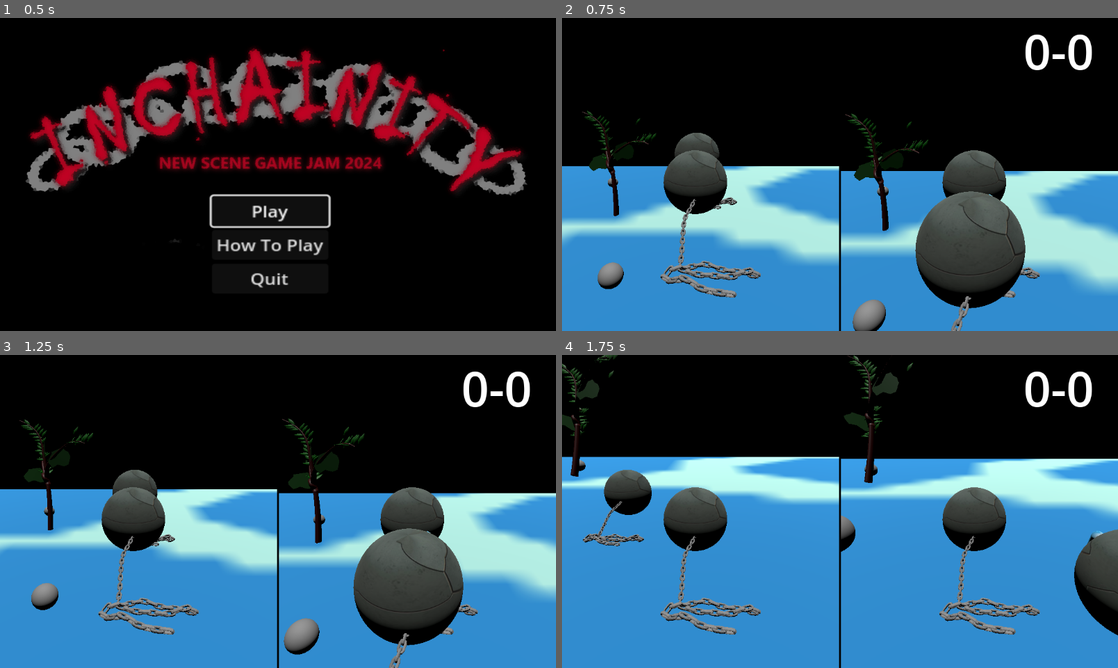
Above: before the commit, frames 1-4 (two rows, left to right).
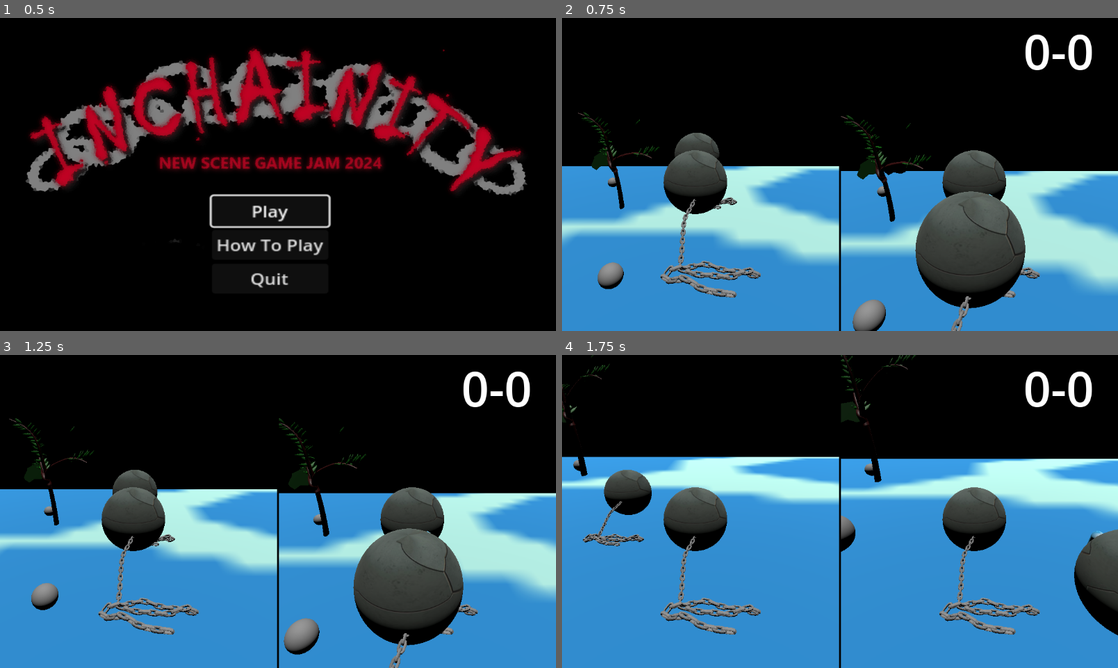
Above: after the commit, the same moments.

Repository: arry424/Chaunch
Game: Godot game, scene res://scenes/main_menu.tscn
Same seed, same stepped clock (60 frames per second), same inputs: the game is played once before the commit and once after it. Sound files missing from this copy of the repository are replaced by a short silence.
Inputs:
- Up to frame 1 (0.5 s): no input
- Up to frame 2 (0.75 s): click "Play" at 0.5 s
- Up to frame 3 (1.25 s): no input
- Up to frame 4 (1.75 s): hold D (move_right) from 1.28 s (still down); tap E (pick_up) at 1.35 s; tap Space (jump) at 1.52 s

Frame 1 is identical in both runs. In frame 2, 1.4% of the frame differs, in the area x 2-67%, y 29-69%; in frame 3, 1.7%; in frame 4, 1.8%, in the area x 0-64%, y 0-41%.

Commit message:
sound effects and music

Diff:
--- a/code/main.gd
+++ b/code/main.gd
@@ -14,6 +14,7 @@
 
 # Called when the node enters the scene tree for the first time.
 func _ready():
+	$AudioStreamPlayer.play(Music.musicProgress)
 	var throwable = rock_scn.instantiate()
 	for i in range(10):
 		var x = rng.randf_range(-23, 23)
@@ -40,12 +41,14 @@
 	#print("player 2 " + str(Score.score_2))
 	score_label.text = str(Score.score_1) + "-" + str(Score.score_2)
 	if player_1.hp <= 0 or player_2.hp <= 0:
+		await get_tree().create_timer(.65).timeout
 		if player_1.hp <= 0:
 			Score.score_2 += 1
 		else:
 			Score.score_1 += 1
 
 		if Score.score_1 == 3 || Score.score_2 == 3:
+
 			var winner = "1" if Score.score_1 == 3 else "2"
 			win.text = "Player " + winner + " Wins"
 			win.process_mode = Node.PROCESS_MODE_WHEN_PAUSED
@@ -53,6 +56,8 @@
 			get_tree().paused = true
 			win.get_child(0).grab_focus()
 		else:
+			Music.musicProgress = $AudioStreamPlayer.get_playback_position()
+
 			get_tree().reload_current_scene()
 
 
--- a/code/throwable.gd
+++ b/code/throwable.gd
@@ -3,6 +3,7 @@
 @onready var hitbox = $Hitbox
 @export var min_dmg_velocity = 3.0
 @export var type = "throwable"
+@onready var soundeffect = $soundEffect
 # Called when the node enters the scene tree for the first time.
 func _ready():
 	pass # Replace with function body.
@@ -15,6 +16,9 @@
 		#hitbox.set_collision_mask_value(2, false)
 
 func _on_hitbox_body_entered(body):
+	soundeffect.play(SoundEffect.soundEffectProgress)
+
+
 	#print("Hit")
 	body.hp -= mass
 	#print(body.hp)
--- /dev/null
+++ b/music.gd
@@ -0,0 +1,2 @@
+extends Node
+var musicProgress = 0
--- a/project.godot
+++ b/project.godot
@@ -18,6 +18,8 @@
 [autoload]
 
 Score="*res://code/Score.gd"
+Music="*res://music.gd"
+SoundEffect="*res://sound_effect.gd"
 
 [display]
 
--- a/scenes/bush.tscn
+++ b/scenes/bush.tscn
@@ -1,6 +1,7 @@
-[gd_scene load_steps=5 format=3 uid="uid://1uoaa7gmqfad"]
+[gd_scene load_steps=6 format=3 uid="uid://1uoaa7gmqfad"]
 
 [ext_resource type="Script" path="res://code/throwable.gd" id="1_56nvl"]
+[ext_resource type="AudioStream" uid="uid://dvpf28s87xsvr" path="res://SmallHit.mp3" id="2_hgu5e"]
 
 [sub_resource type="SphereShape3D" id="SphereShape3D_rdmhq"]
 radius = 0.7
@@ -34,4 +35,8 @@
 transform = Transform3D(1.25, 0, 0, 0, 1.25, 0, 0, 0, 1.25, 0, 0, 0)
 mesh = SubResource("SphereMesh_70ihd")
 
+[node name="soundEffect" type="AudioStreamPlayer" parent="."]
+stream = ExtResource("2_hgu5e")
+volume_db = 10.0
+
 [connection signal="body_entered" from="Hitbox" to="." method="_on_hitbox_body_entered"]
--- a/scenes/main.tscn
+++ b/scenes/main.tscn
@@ -1,8 +1,9 @@
-[gd_scene load_steps=4 format=3 uid="uid://da73hxbpx018"]
+[gd_scene load_steps=5 format=3 uid="uid://da73hxbpx018"]
 
 [ext_resource type="Script" path="res://code/main.gd" id="1_56u4r"]
 [ext_resource type="PackedScene" uid="uid://c8vgypldjsf7i" path="res://scenes/environment.tscn" id="1_68f4q"]
 [ext_resource type="PackedScene" uid="uid://cdt2hutstrwhb" path="res://scenes/player.tscn" id="2_5fjfj"]
+[ext_resource type="AudioStream" uid="uid://d2mlepgvq2aal" path="res://audio/ChainsCombatLoopv2 (2).wav" id="4_fdru6"]
 
 [node name="Main" type="Node"]
 script = ExtResource("1_56u4r")
@@ -23,7 +24,7 @@
 
 [node name="SubViewport" type="SubViewport" parent="GridContainer/SubViewportContainer"]
 handle_input_locally = false
-size = Vector2i(2, 2)
+size = Vector2i(574, 648)
 render_target_update_mode = 4
 
 [node name="Player" parent="GridContainer/SubViewportContainer/SubViewport" instance=ExtResource("2_5fjfj")]
@@ -37,7 +38,7 @@
 
 [node name="SubViewport" type="SubViewport" parent="GridContainer/SubViewportContainer2"]
 handle_input_locally = false
-size = Vector2i(2, 2)
+size = Vector2i(574, 648)
 render_target_update_mode = 4
 
 [node name="Player2" parent="GridContainer/SubViewportContainer2/SubViewport" instance=ExtResource("2_5fjfj")]
@@ -56,9 +57,6 @@
 
 [node name="Camera3D" parent="GridContainer/SubViewportContainer2/SubViewport/Player2" index="0"]
 current = true
-
-[node name="MeshInstance3D" parent="GridContainer/SubViewportContainer2/SubViewport/Player2" index="2"]
-transform = Transform3D(-1.47475, 0, -0.0274376, 0, 1.475, 0, 0.0274376, 0, -1.47475, 0.0139309, 0, 0.0761382)
 
 [node name="Ground" parent="." instance=ExtResource("1_68f4q")]
 
@@ -96,6 +94,9 @@
 grow_horizontal = 0
 theme_override_font_sizes/normal_font_size = 100
 
+[node name="AudioStreamPlayer" type="AudioStreamPlayer" parent="."]
+stream = ExtResource("4_fdru6")
+
 [connection signal="button_down" from="Win/Back" to="." method="_on_back_button_down"]
 
 [editable path="GridContainer/SubViewportContainer2/SubViewport/Player2"]
--- a/scenes/main_menu.tscn
+++ b/scenes/main_menu.tscn
@@ -1,7 +1,8 @@
-[gd_scene load_steps=3 format=3 uid="uid://bxr3nedsniuk7"]
+[gd_scene load_steps=4 format=3 uid="uid://bxr3nedsniuk7"]
 
 [ext_resource type="Script" path="res://code/main_menu.gd" id="1_l6nmu"]
 [ext_resource type="Texture2D" uid="uid://dnlfieapthqw7" path="res://assets/INCHAINITYlogo.png" id="2_7xdvu"]
+[ext_resource type="AudioStream" uid="uid://du4r2p45egt4o" path="res://audio/ChainsMenuLoopv1 (1).wav" id="3_ptavu"]
 
 [node name="MainMenu" type="Control"]
 layout_mode = 3
@@ -51,6 +52,10 @@
 text = "Quit
 "
 
+[node name="AudioStreamPlayer" type="AudioStreamPlayer" parent="."]
+stream = ExtResource("3_ptavu")
+autoplay = true
+
 [connection signal="button_down" from="VBoxContainer/PlayButton" to="." method="_on_play_button_button_down"]
 [connection signal="button_down" from="VBoxContainer/HowToPlay" to="." method="_on_how_to_play_button_down"]
 [connection signal="button_down" from="VBoxContainer/QuitButton" to="." method="_on_quit_button_button_down"]
--- a/scenes/rock.tscn
+++ b/scenes/rock.tscn
@@ -1,6 +1,7 @@
-[gd_scene load_steps=5 format=3 uid="uid://dhwe6cv8dbre3"]
+[gd_scene load_steps=6 format=3 uid="uid://dhwe6cv8dbre3"]
 
 [ext_resource type="Script" path="res://code/throwable.gd" id="1_0o142"]
+[ext_resource type="AudioStream" uid="uid://dvpf28s87xsvr" path="res://SmallHit.mp3" id="2_wl6l0"]
 
 [sub_resource type="SphereShape3D" id="SphereShape3D_25hgg"]
 radius = 0.6
@@ -31,4 +32,8 @@
 [node name="MeshInstance3D" type="MeshInstance3D" parent="."]
 mesh = SubResource("SphereMesh_ntl3t")
 
+[node name="soundEffect" type="AudioStreamPlayer" parent="."]
+stream = ExtResource("2_wl6l0")
+volume_db = 10.0
+
 [connection signal="body_entered" from="Hitbox" to="." method="_on_hitbox_body_entered"]
--- a/scenes/throwable.tscn
+++ b/scenes/throwable.tscn
@@ -1,6 +1,8 @@
-[gd_scene load_steps=6 format=3 uid="uid://dtgnd1vchpslb"]
+[gd_scene load_steps=8 format=3 uid="uid://dtgnd1vchpslb"]
 
 [ext_resource type="Script" path="res://code/throwable.gd" id="1_y4y6w"]
+[ext_resource type="AudioStream" uid="uid://b32vlbkoel5yj" path="res://BigHit.wav" id="2_tblef"]
+[ext_resource type="AudioStream" uid="uid://dvpf28s87xsvr" path="res://SmallHit.mp3" id="3_j6wxu"]
 
 [sub_resource type="PhysicsMaterial" id="PhysicsMaterial_ea77p"]
 bounce = 0.6
@@ -33,4 +35,10 @@
 [node name="MeshInstance3D" type="MeshInstance3D" parent="."]
 mesh = SubResource("SphereMesh_matyi")
 
+[node name="bighit" type="AudioStreamPlayer" parent="."]
+stream = ExtResource("2_tblef")
+
+[node name="smallhit" type="AudioStreamPlayer" parent="."]
+stream = ExtResource("3_j6wxu")
+
 [connection signal="body_entered" from="Hitbox" to="." method="_on_hitbox_body_entered"]
--- a/scenes/tree.tscn
+++ b/scenes/tree.tscn
@@ -2,18 +2,19 @@
 
 [ext_resource type="Script" path="res://code/throwable.gd" id="1_40rv1"]
 [ext_resource type="PackedScene" uid="uid://m6jnbwhlogkt" path="res://scenes/big_tree.tscn" id="2_5f6qt"]
+[ext_resource type="AudioStream" uid="uid://b32vlbkoel5yj" path="res://BigHit.wav" id="3_0pedd"]
 
 [sub_resource type="CylinderShape3D" id="CylinderShape3D_cia1h"]
-height = 2.1
-radius = 0.6
+height = 6.89952
+radius = 0.471
 
 [sub_resource type="CylinderShape3D" id="CylinderShape3D_whu40"]
+height = 4.82112
+radius = 0.25
 
 [sub_resource type="CylinderShape3D" id="CylinderShape3D_5wn6y"]
-height = 2.40472
-
-[sub_resource type="CylinderShape3D" id="CylinderShape3D_1r6bu"]
-height = 2.07081
+height = 3.0
+radius = 0.25
 
 [node name="Tree" type="RigidBody3D"]
 collision_layer = 64
@@ -23,37 +24,33 @@
 script = ExtResource("1_40rv1")
 
 [node name="Hitbox" type="Area3D" parent="."]
-transform = Transform3D(1.32, 0, 0, 0, 1.32, 0, 0, 0, 1.32, 0, 0, 0)
+transform = Transform3D(1.32, 0, 0, 0, 1.32, 0, 0, 0, 1.32, 0, 2.11604, -0.367348)
 collision_layer = 64
 collision_mask = 0
 angular_damp_space_override = 1
 angular_damp = 59.0
 
 [node name="CollisionShape3D" type="CollisionShape3D" parent="Hitbox"]
-transform = Transform3D(1.085, 0, 0, 0, 3.29, 0, 0, 0, 1.085, -1.02691, 0, 0)
+transform = Transform3D(1, 0, 0, 0, 1, 0, 0, 0, 1, -1.04662, -0.391387, 0.0132879)
 shape = SubResource("CylinderShape3D_cia1h")
 
 [node name="CollisionShape3D2" type="CollisionShape3D" parent="Hitbox"]
-transform = Transform3D(0.205606, 1.58384, -0.270088, -0.881238, 0.610322, 1.05591e-08, 0.165968, 1.2785, 0.334593, 0.815315, 0.782216, 1.57461)
+transform = Transform3D(0.223485, 0.745338, -0.628112, -0.957868, 0.28721, -2.5909e-07, 0.1804, 0.601649, 0.778123, 0.815315, 0.782216, 1.57461)
 shape = SubResource("CylinderShape3D_whu40")
 
 [node name="CollisionShape3D3" type="CollisionShape3D" parent="Hitbox"]
-transform = Transform3D(0.803618, -0.913765, 0.362211, 0, 1.17766, 0.79347, -0.595145, -1.23385, 0.489089, -1.22502, 0.228158, -0.986494)
+transform = Transform3D(0.803857, -0.42788, 0.413199, 0, 0.694658, 0.71934, -0.594823, -0.578246, 0.558406, -1.45014, 0.714702, -0.921236)
 shape = SubResource("CylinderShape3D_5wn6y")
 
+[node name="TREE2 BIGGER ONE REAL" parent="." instance=ExtResource("2_5f6qt")]
+transform = Transform3D(47.8508, 2.18451, 14.3367, 18.8644, -5.54117, -36.366, -7.66441e-07, 74.1261, -3.14099, 0.476767, 2.48899, -0.367348)
+
+[node name="soundEffect" type="AudioStreamPlayer" parent="."]
+stream = ExtResource("3_0pedd")
+volume_db = 10.0
+
 [node name="CollisionShape3D" type="CollisionShape3D" parent="."]
-transform = Transform3D(1.31, 0, 0, 0, 4.545, 0, 0, 0, 1.635, -1.16, -0.411, 0)
-shape = SubResource("CylinderShape3D_1r6bu")
-
-[node name="TREE2 BIGGER ONE REAL" parent="." instance=ExtResource("2_5f6qt")]
-transform = Transform3D(47.8508, 2.18451, 14.3367, 18.8644, -5.54117, -36.366, -7.66441e-07, 74.1261, -3.14099, 0.476767, 0.372949, 0)
-
-[node name="CollisionShape3D4" type="CollisionShape3D" parent="."]
-transform = Transform3D(1.06078, -1.20617, 0.478118, 2.98023e-08, 1.55451, 1.04738, -0.785592, -1.62868, 0.645598, -1.61703, 0.301168, -1.30217)
-shape = SubResource("CylinderShape3D_5wn6y")
-
-[node name="CollisionShape3D5" type="CollisionShape3D" parent="."]
-transform = Transform3D(0.2714, 2.09067, -0.356517, -1.16323, 0.805625, 1.3938e-08, 0.219078, 1.68762, 0.441662, 1.07622, 1.03252, 2.07849)
-shape = SubResource("CylinderShape3D_whu40")
+transform = Transform3D(1.32, 0, 0, 0, 1.32, 0, 0, 0, 1.32, -1.38153, 1.59941, -0.349808)
+shape = SubResource("CylinderShape3D_cia1h")
 
 [connection signal="body_entered" from="Hitbox" to="." method="_on_hitbox_body_entered"]
--- /dev/null
+++ b/sound_effect.gd
@@ -0,0 +1,2 @@
+extends Node
+var soundEffectProgress = 0
Not shown, added: BigHit.wav.import
Not shown, added: ChainDrag.wav.import
Not shown, added: ChainWood.wav.import
Not shown, added: MetalRoll.wav.import
Not shown, added: SmallHit.mp3.import
Not shown, added: audio/ChainsCombatLoopv2 (2).wav.import
Not shown, added: audio/ChainsMenuLoopv1 (1).wav.import
Not shown, added: BigHit.wav
Not shown, added: ChainDrag.wav
Not shown, added: ChainWood.wav
Not shown, added: MetalRoll.wav
Not shown, added: SmallHit.mp3
(and 2 more such lines)
